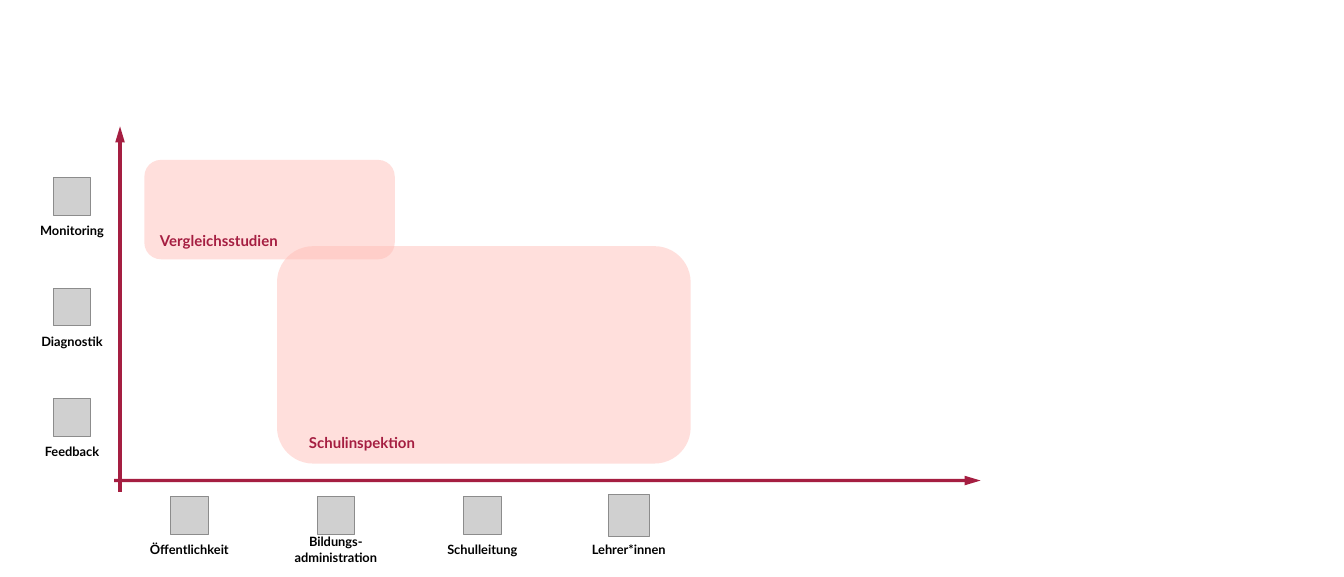
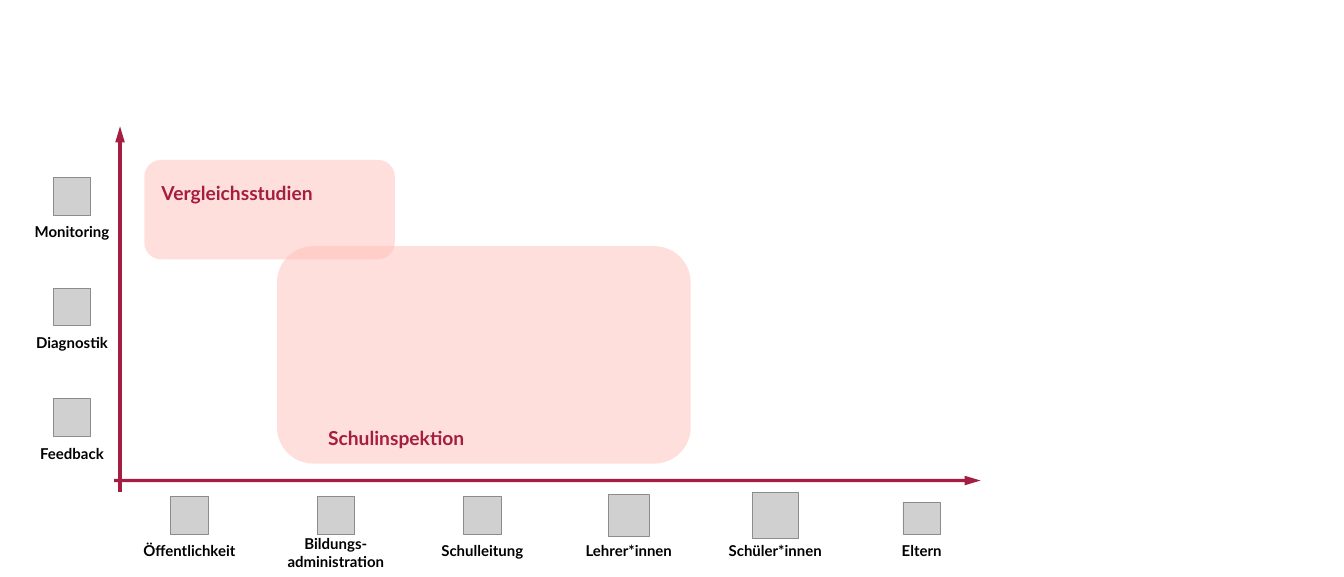
Before and after one commit to sammerk/vortrag-tue-w1, a slide deck: slide 12 of Img/Tabelle_Rueckmeldesysteme.pptx. Drawn at 1344x577 pixels with LibreOffice and Linux fonts; fonts in the diff are those of the drawing; grey boxes stand for pictures. Boxes give left, top, right and bottom in pixels: in the first picture for what was removed or moved away, otherwise in the second. Text is boxed around its words. In the diff, an @@ line names an element or a change of style, - is before the commit and + after.

```diff
--- a/Img/Tabelle_Rueckmeldesysteme.pptx
+++ b/Img/Tabelle_Rueckmeldesysteme.pptx
@@ text "Vergleichsstudien" at (161,185,312,204): size 14 to 18 pt @@
@@ text "Vergleichsstudien": place and size @@
-text "Vergleichsstudien" at (160,235,278,249)
+text "Vergleichsstudien" at (161,185,312,204)
@@ text "Schulinspektion": place and size @@
-text "Schulinspektion" at (309,437,415,451)
+text "Schulinspektion" at (328,430,464,449)
@@ text "Schulinspektion" at (328,430,464,449): size 14 to 18 pt @@
@@ picture added at (752,492,799,539) @@
@@ picture added at (902,502,940,535) @@
@@ size 12 to 14 pt in 7 elements at (143,543,235,556), (441,545,523,559), (586,544,672,556), (35,226,110,240), (36,337,108,351), (40,448,104,459), (288,538,385,567) @@
@@ text added at (729,544,822,556), 14 pt, text #000000, bold @@
+Schüler*innen
@@ text added at (902,545,942,556), 14 pt, text #000000, bold @@
+Eltern
```
Also in this commit, not shown: 3 other slides changed, 4 slides added, 9 other files.
